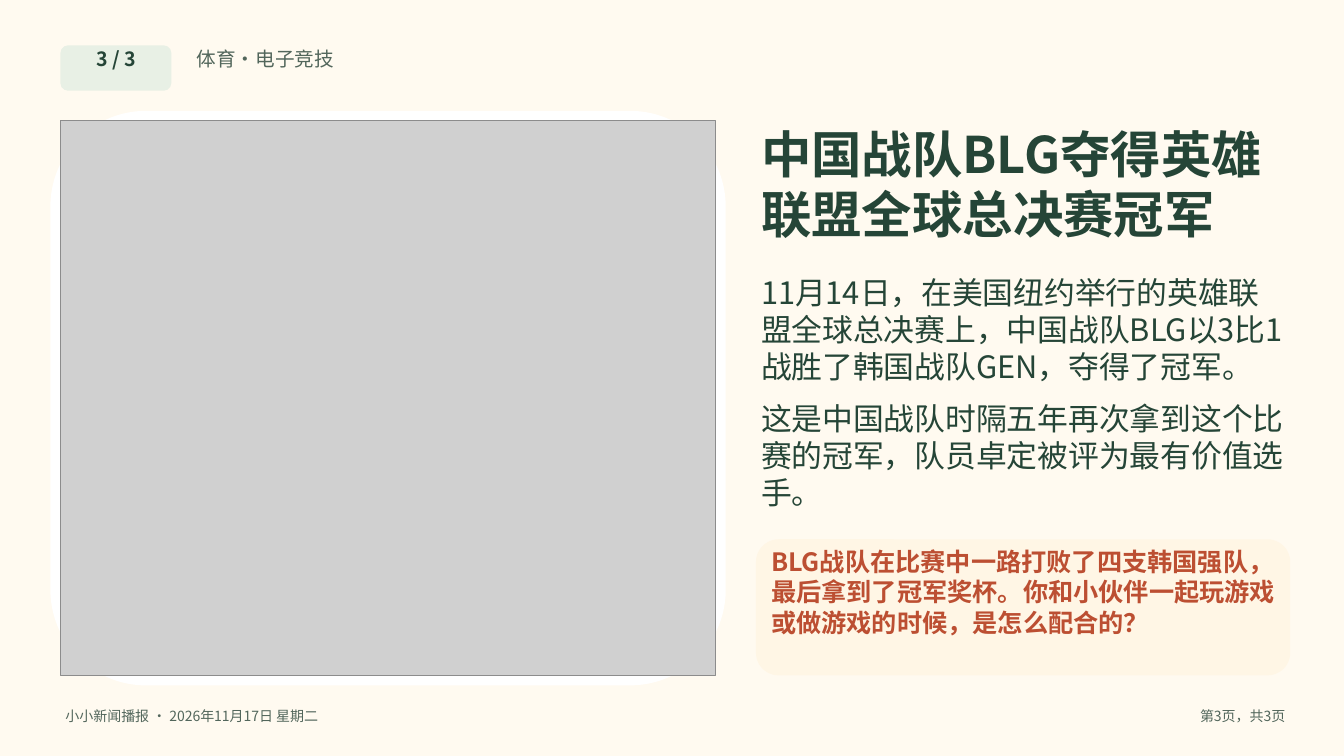
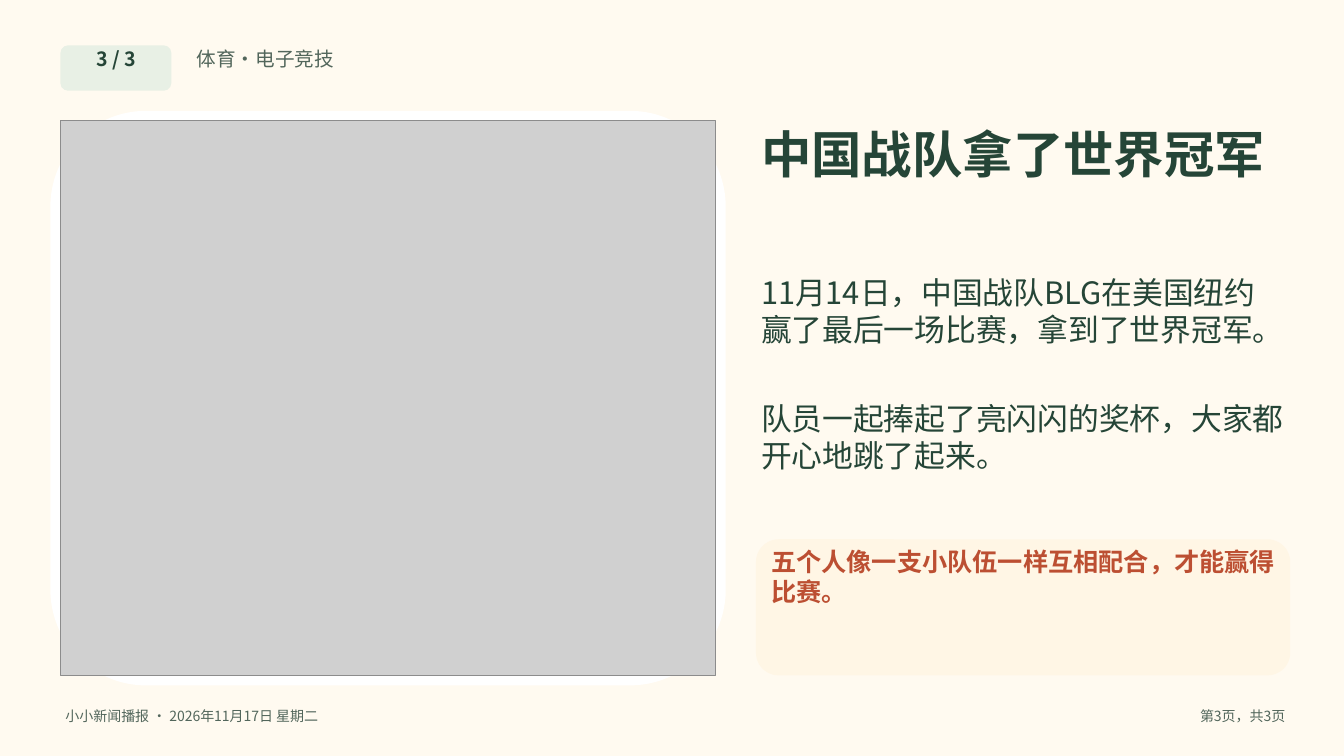
Before and after one commit to solomonhe-hgx/daily-news, a slide deck: slide 3 of daily-news/2026-11-17/今日新闻-2026-11-17.pptx. Drawn at 1344x756 pixels with LibreOffice and Linux fonts; fonts in the diff are those of the drawing; grey boxes stand for pictures. Boxes give left, top, right and bottom in pixels: in the first picture for what was removed or moved away, otherwise in the second. Text is boxed around its words. In the diff, an @@ line names an element or a change of style, - is before the commit and + after.

```diff
--- a/daily-news/2026-11-17/今日新闻-2026-11-17.pptx
+++ b/daily-news/2026-11-17/今日新闻-2026-11-17.pptx
@@ text at [761, 129, 1265, 178]: text changed @@
-中国战队BLG夺得英雄联盟全球总决赛冠军
+中国战队拿了世界冠军
@@ text at [761, 278, 1284, 344]: text changed @@
-11月14日，在美国纽约举行的英雄联盟全球总决赛上，中国战队BLG以3比1战胜了韩国战队GEN，夺得了冠军。
+11月14日，中国战队BLG在美国纽约赢了最后一场比赛，拿到了世界冠军。
@@ text at [761, 404, 1284, 470]: text changed @@
-这是中国战队时隔五年再次拿到这个比赛的冠军，队员卓定被评为最有价值选手。
+队员一起捧起了亮闪闪的奖杯，大家都开心地跳了起来。
@@ text at [771, 549, 1275, 603]: text changed @@
-BLG战队在比赛中一路打败了四支韩国强队，最后拿到了冠军奖杯。你和小伙伴一起玩游戏或做游戏的时候，是怎么配合的？
+五个人像一支小队伍一样互相配合，才能赢得比赛。
```
Also in this commit, not shown: 2 other slides changed, 7 other files.
